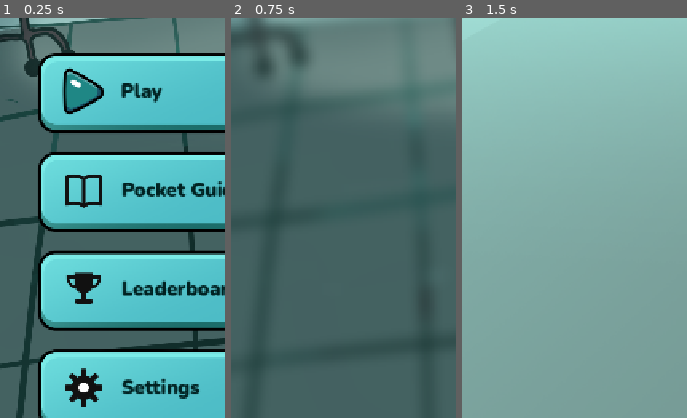
Above: before the commit, frames 1-3 (left to right).
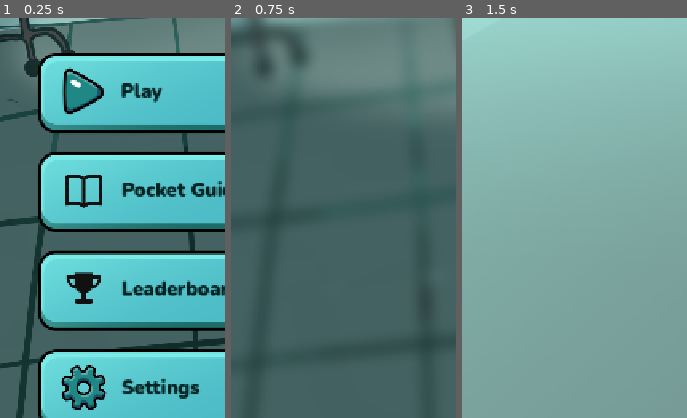
Above: after the commit, the same moments.

Repository: optimisticlucio/untitled-game-jam-game
Game: Godot game, scene res://ui/main_menu.tscn
The game is run twice, just before and just after one commit, with the same random seed, the same clock (stepped at 60 frames per second) and the same inputs.
Inputs (mouse positions are % of the whole screen's width and height, from its top left):
- Up to frame 1 (0.25 s): no input
- Up to frame 2 (0.75 s): click "Play" at 0.5 s
- Up to frame 3 (1.5 s): click (50, 17) at 1.27 s
The pictures show only the part of the screen within x 0-50%, y 38-88%; the shares and areas given below are measured in that part.

The runs differ from the first frame. In frame 1, 1.5% of the frame differs, in the area x 27-48%, y 86-98%; in frame 2, nothing differs; in frame 3, nothing differs.

Commit message:
Home screen: Julia's painted gear on Settings (the one from her bottom bar)
Co-Authored-By: Claude Opus 5.5 <noreply@anthropic.com>

Diff:
--- a/ui/main_menu.tscn
+++ b/ui/main_menu.tscn
@@ -9,7 +9,7 @@
 [ext_resource type="Texture2D" path="res://ui/art/menu_light.png" id="12_light"]
 [ext_resource type="Script" path="res://ui/menu_light.gd" id="13_light"]
 [ext_resource type="Texture2D" uid="uid://dyi4b5ux7plx" path="res://ui/icons/trophy.svg" id="5_kaxbk"]
-[ext_resource type="Texture2D" uid="uid://cx6htkq5geuim" path="res://ui/icons/gear.svg" id="6_0nobx"]
+[ext_resource type="Texture2D" path="res://ui/icons/hud_gear.png" id="6_0nobx"]
 [ext_resource type="Script" uid="uid://d0k8brkpc6rwk" path="res://ui/bottom_sheet.gd" id="7_iyrh0"]
 [ext_resource type="PackedScene" path="res://ui/settings_panel.tscn" id="8_8jgmr"]
 [ext_resource type="Texture2D" uid="uid://bbnt712jp1are" path="res://ui/icons/close.svg" id="10_0i0gl"]
